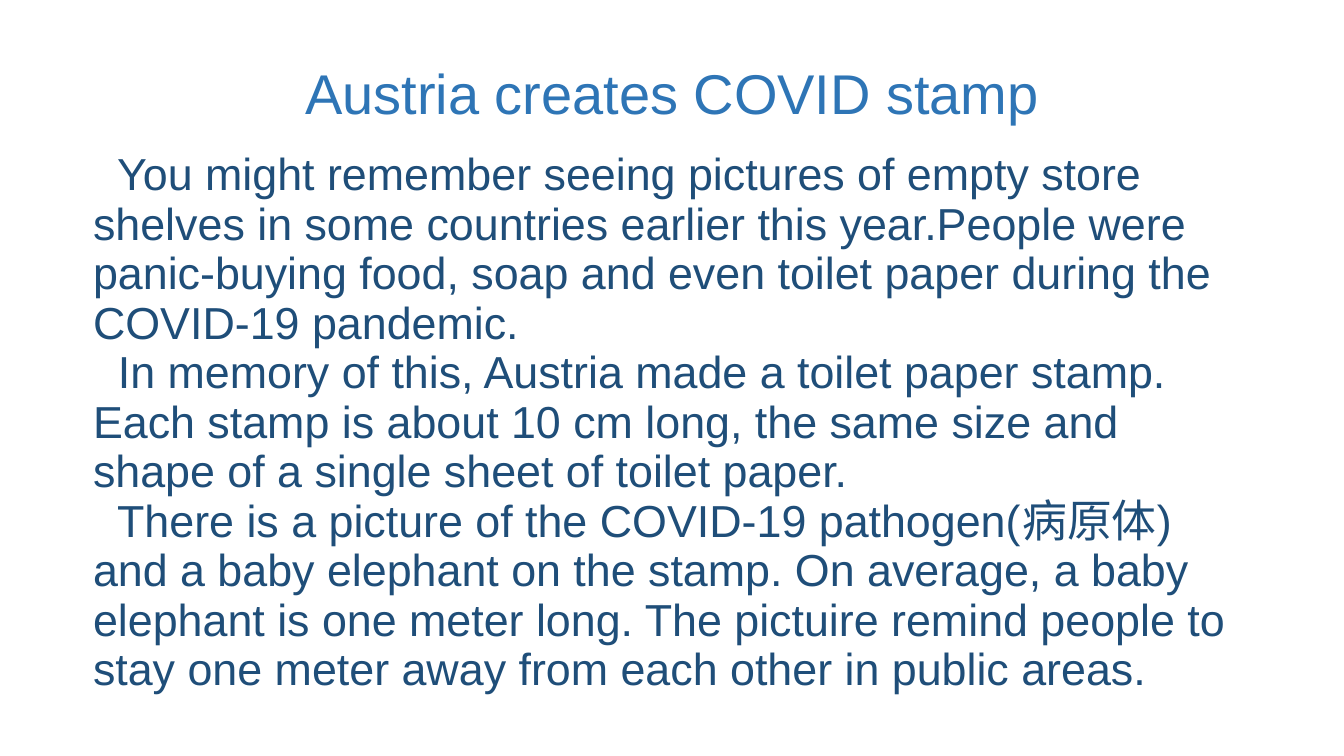
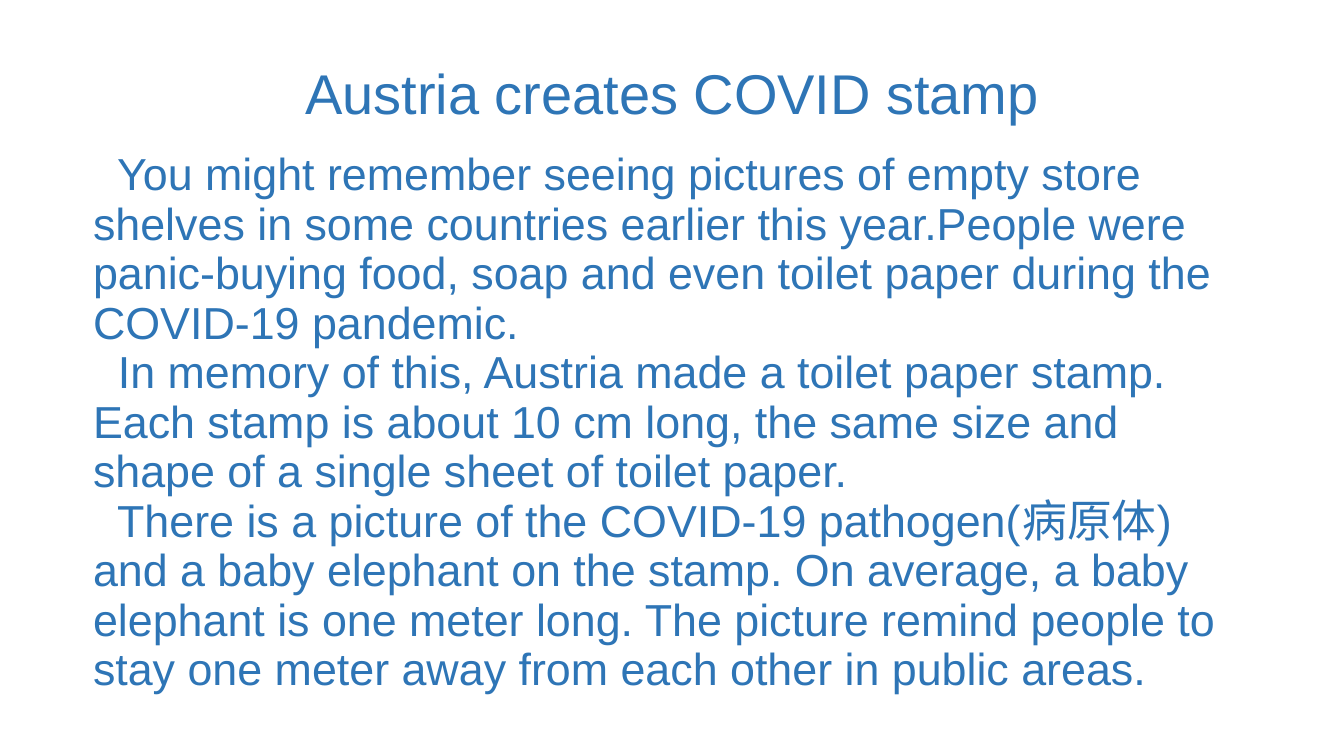
Before and after one commit to jeefies/ppt, a slide deck: slide 8 of 坚持.pptx. Drawn at 1344x756 pixels with LibreOffice and Linux fonts; fonts in the diff are those of the drawing. Boxes give left, top, right and bottom in pixels: in the first picture for what was removed or moved away, otherwise in the second. Text is boxed around its words. In the diff, an @@ line names an element or a change of style, - is before the commit and + after.

Commit message:
update ppt

```diff
--- a/坚持.pptx
+++ b/坚持.pptx
@@ text at [93,157,1210,496]: text colour #1F4E79 to #2E75B6 in "You might remember seeing pictures of empty ...", "In memory of this, Austria made a ..." @@
@@ text at [93,502,1214,694]: text changed; text colour #1F4E79 to #2E75B6 @@
-There is a picture of the COVID-19 pathogen(病原体) and a baby elephant on the stamp. On average, a baby elephant is one meter long. The pictuire remind people to stay one meter away from each other in public areas.
+There is a picture of the COVID-19 pathogen(病原体) and a baby elephant on the stamp. On average, a baby elephant is one meter long. The picture remind people to stay one meter away from each other in public areas.
```
Also in this commit, not shown: 2 other slides changed, 1 slide added, 1 slide removed.
